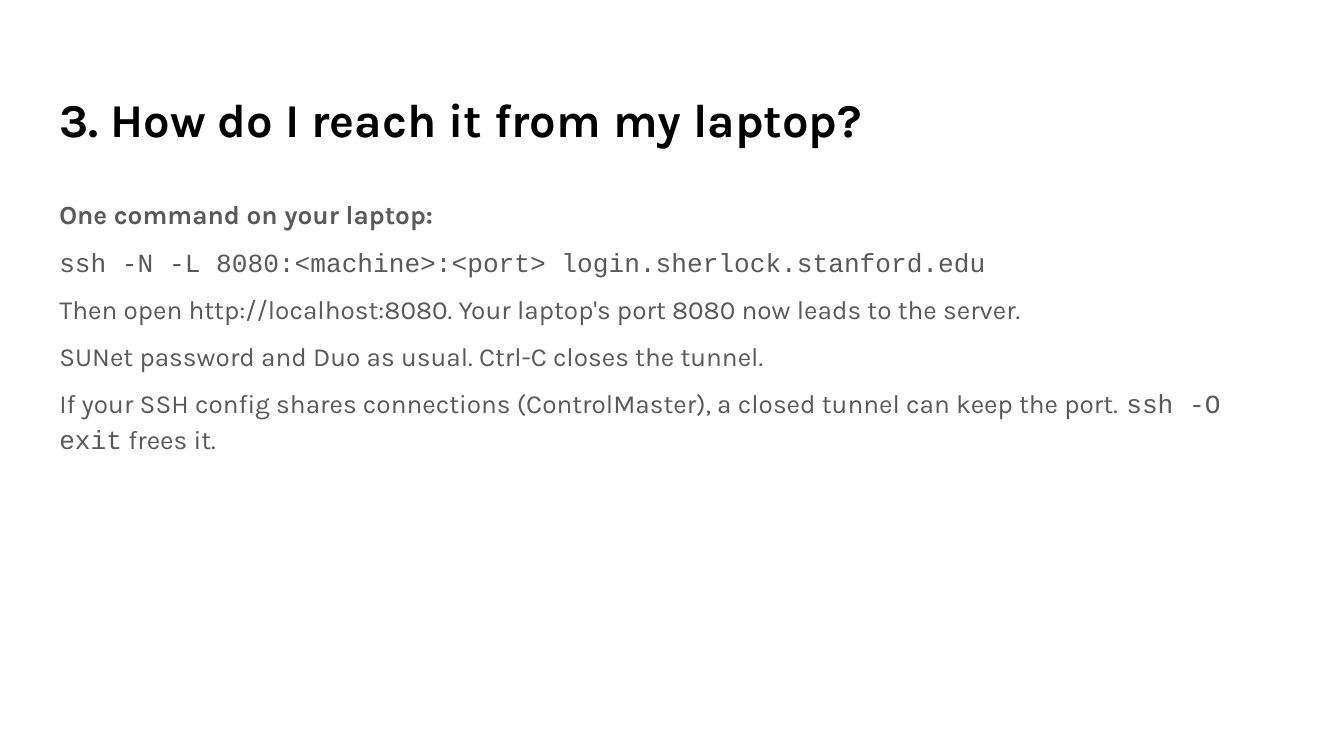
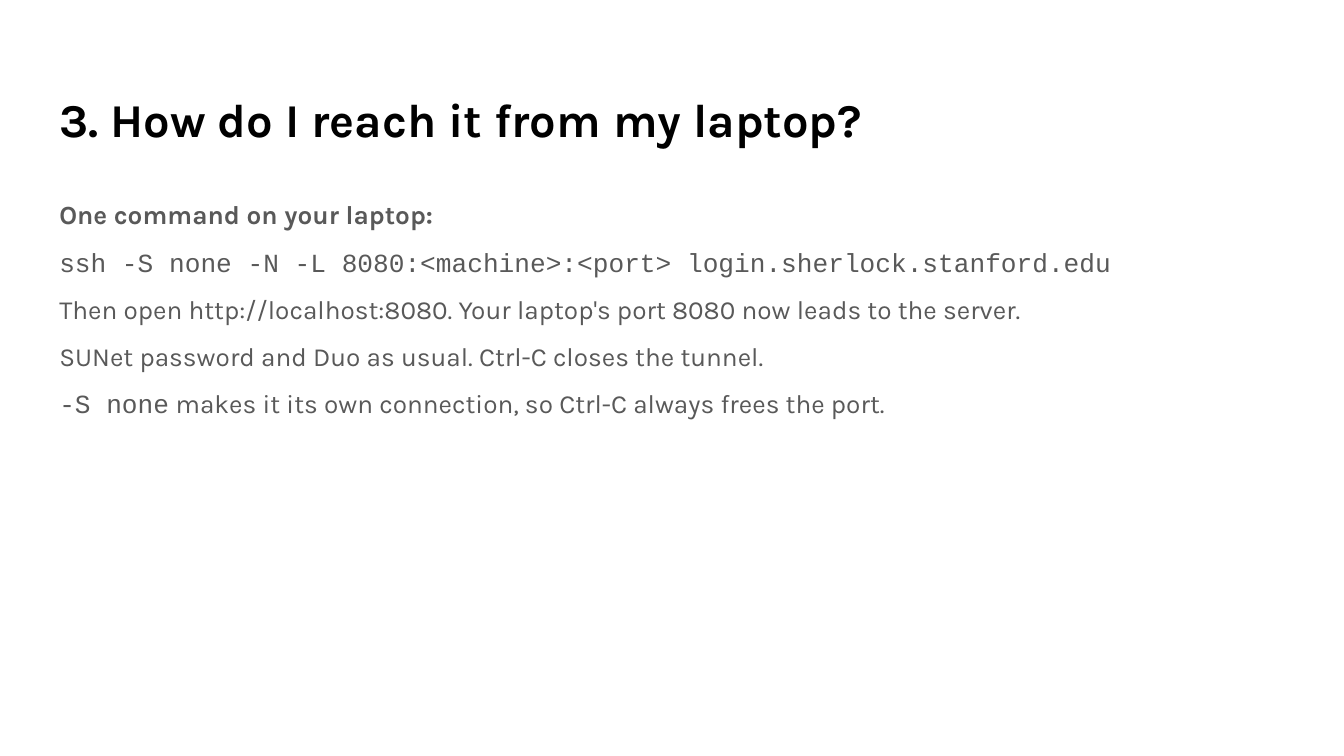
Before and after one commit to stanford-rc/hpc-server-workshop, a slide deck: slide 6 of HPC-Server-Workshop.pptx. Drawn at 1344x756 pixels with LibreOffice and Linux fonts; fonts in the diff are those of the drawing; background and template pictures are left out. Boxes give left, top, right and bottom in pixels: in the first picture for what was removed or moved away, otherwise in the second. Text is boxed around its words. In the diff, an @@ line names an element or a change of style, - is before the commit and + after.

Commit message:
tunnel commands use -S none so Ctrl-C always frees the laptop port; slides rebuilt

```diff
--- a/HPC-Server-Workshop.pptx
+++ b/HPC-Server-Workshop.pptx
@@ text at [59,253,1111,278]: text changed @@
-ssh -N -L 8080:<machine>:<port> login.sherlock.stanford.edu
+ssh -S none -N -L 8080:<machine>:<port> login.sherlock.stanford.edu
@@ text at [59,395,885,420]: text changed @@
-If your SSH config shares connections (ControlMaster), a closed tunnel can keep the port. ssh -O exit frees it.
+-S none makes it its own connection, so Ctrl-C always frees the port.
```
Also in this commit, not shown: 6 other files.
